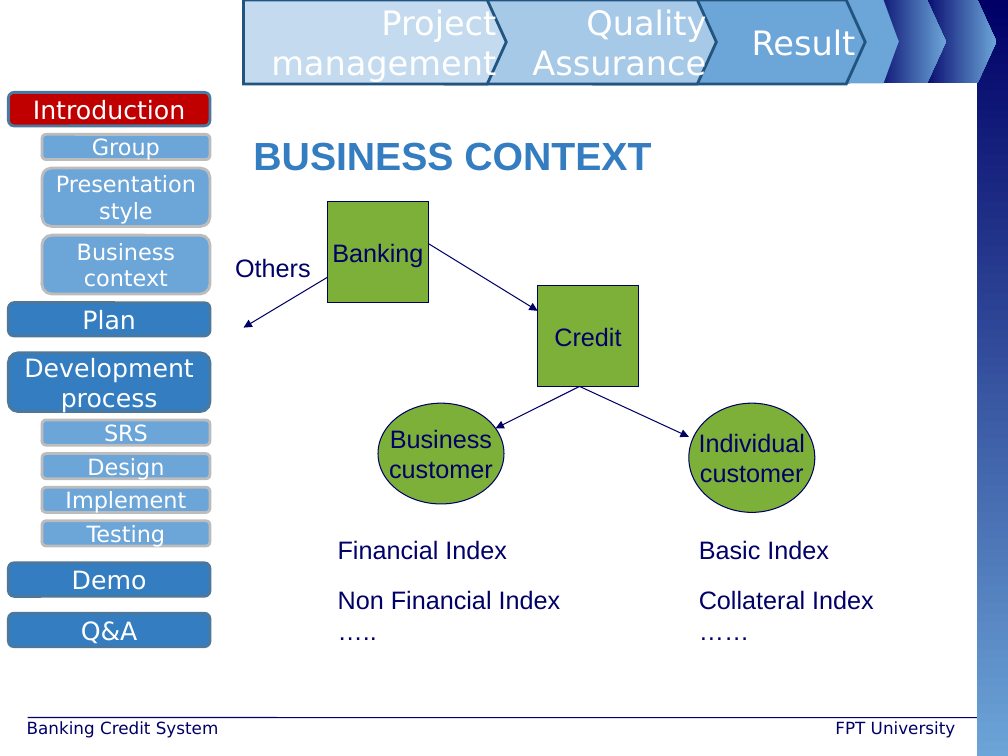
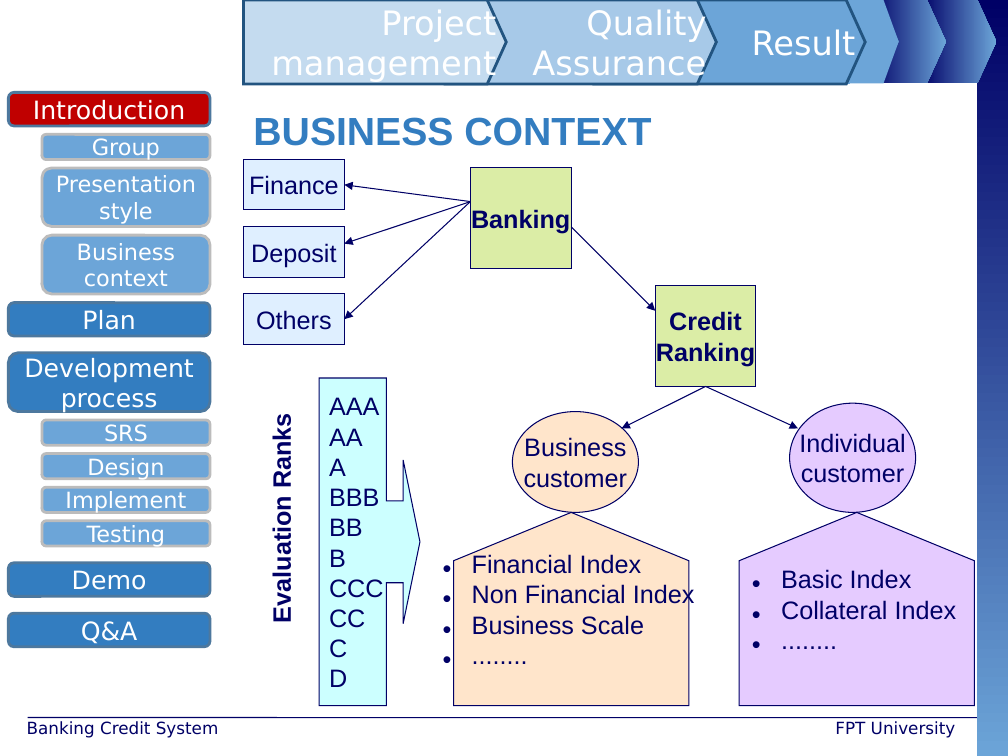
Before and after one commit to maily89/fbdm, a slide deck: slide 5 of Deliverables/LongNT.ppt. Drawn at 1008x756 pixels with LibreOffice and Linux fonts; fonts in the diff are those of the drawing; background and template pictures are left out. Boxes give left, top, right and bottom in pixels: in the first picture for what was removed or moved away, otherwise in the second. Text is boxed around its words. In the diff, an @@ line names an element or a change of style, - is before the commit and + after.

```diff
--- a/Deliverables/LongNT.ppt
+++ b/Deliverables/LongNT.ppt
@@ text "BUSINESS CONTEXT" moved from (x1=253, y1=142, x2=651, y2=171) to (x1=253, y1=117, x2=651, y2=146) @@
@@ rectangle added at (x1=244, y1=159, x2=345, y2=210), fill #99CCFF at 31% opacity, outline #000066 0.74 pt, 18 pt, text #000066 @@
+Finance
@@ rectangle "Banking" moved from (x1=328, y1=202, x2=428, y2=302) to (x1=471, y1=168, x2=572, y2=269) @@
@@ rectangle "Banking" at (x1=471, y1=168, x2=572, y2=269): bold on; fill #7DB038 to #99CC00 at 35% opacity @@
@@ arrow moved from (328, 277) - (244, 328) to (471, 202) - (345, 320) @@
@@ arrow added from (471, 202) to (345, 184), #000066 0.74 pt @@
@@ arrow added from (471, 202) to (345, 244), #000066 0.74 pt @@
@@ rectangle added at (x1=244, y1=227, x2=345, y2=277), fill #99CCFF at 31% opacity, outline #000066 0.74 pt, 18 pt, text #000066 @@
+Deposit
@@ arrow moved from (428, 244) - (537, 310) to (572, 227) - (655, 310) @@
@@ rectangle "Others" resized from (x1=235, y1=258, x2=311, y2=278) to (x1=244, y1=294, x2=345, y2=345) @@
@@ rectangle "Others" at (x1=244, y1=294, x2=345, y2=345): alignment left to centre; vertical alignment top to middle; fill none to #99CCFF at 31% opacity; outline none to #000066 0.74 pt @@
@@ rectangle "Credit" moved from (x1=537, y1=285, x2=638, y2=386) to (x1=655, y1=285, x2=756, y2=386) @@
@@ rectangle "Credit" at (x1=655, y1=285, x2=756, y2=386): fill #7DB038 to #99CC00 at 35% opacity @@
@@ text in rectangle at (x1=669, y1=311, x2=742, y2=331): bold on in "Credit" @@
@@ text in rectangle at (x1=656, y1=342, x2=755, y2=366): paragraph added @@
+Ranking
@@ right arrow callout added at (x1=320, y1=378, x2=420, y2=706), fill #CCFFFF, outline #000066 0.74 pt, 18 pt, text #000066 @@
+AAA
+AA
+A
+BBB
+BB
+B
+CCC
+CC
+C
+D
@@ arrow moved from (580, 386) - (496, 428) to (706, 386) - (622, 428) @@
@@ arrow moved from (580, 386) - (688, 436) to (706, 386) - (798, 428) @@
@@ ellipse "Business" moved from (x1=378, y1=403, x2=504, y2=504) to (x1=512, y1=411, x2=638, y2=512) @@
@@ ellipse "Business" at (x1=512, y1=411, x2=638, y2=512): fill #7DB038 to #FFCC99 at 50% opacity @@
@@ ellipse "Individual" moved from (x1=688, y1=403, x2=814, y2=512) to (x1=789, y1=403, x2=915, y2=512) @@
@@ ellipse "Individual" at (x1=789, y1=403, x2=915, y2=512): fill #7DB038 to #CC99FF at 50% opacity @@
@@ text added at (x1=268, y1=420, x2=296, y2=619), 18 pt, text #000066, bold @@
+Evaluation Ranks
@@ freeform shape added at (x1=454, y1=512, x2=689, y2=705), fill #FFCC99 at 50% opacity, outline #000066 0.74 pt, 18 pt, text #000066 @@
+• Financial Index
+• Non Financial Index
+• Business Scale
+• ........
@@ freeform shape added at (x1=739, y1=513, x2=974, y2=706), fill #CC99FF at 50% opacity, outline #000066 0.74 pt, 18 pt, text #000066 @@
+• Basic Index
+• Collateral Index
+• ........
@@ text removed at (x1=338, y1=540, x2=507, y2=560) @@
-Financial Index
@@ text removed at (x1=699, y1=540, x2=829, y2=560) @@
-Basic Index
@@ text removed at (x1=338, y1=590, x2=561, y2=610) @@
-Non Financial Index
-…..
@@ text removed at (x1=699, y1=590, x2=874, y2=610) @@
-Collateral Index
-……
```
Also in this commit, not shown: 1 other slide changed, 26 slides removed.
